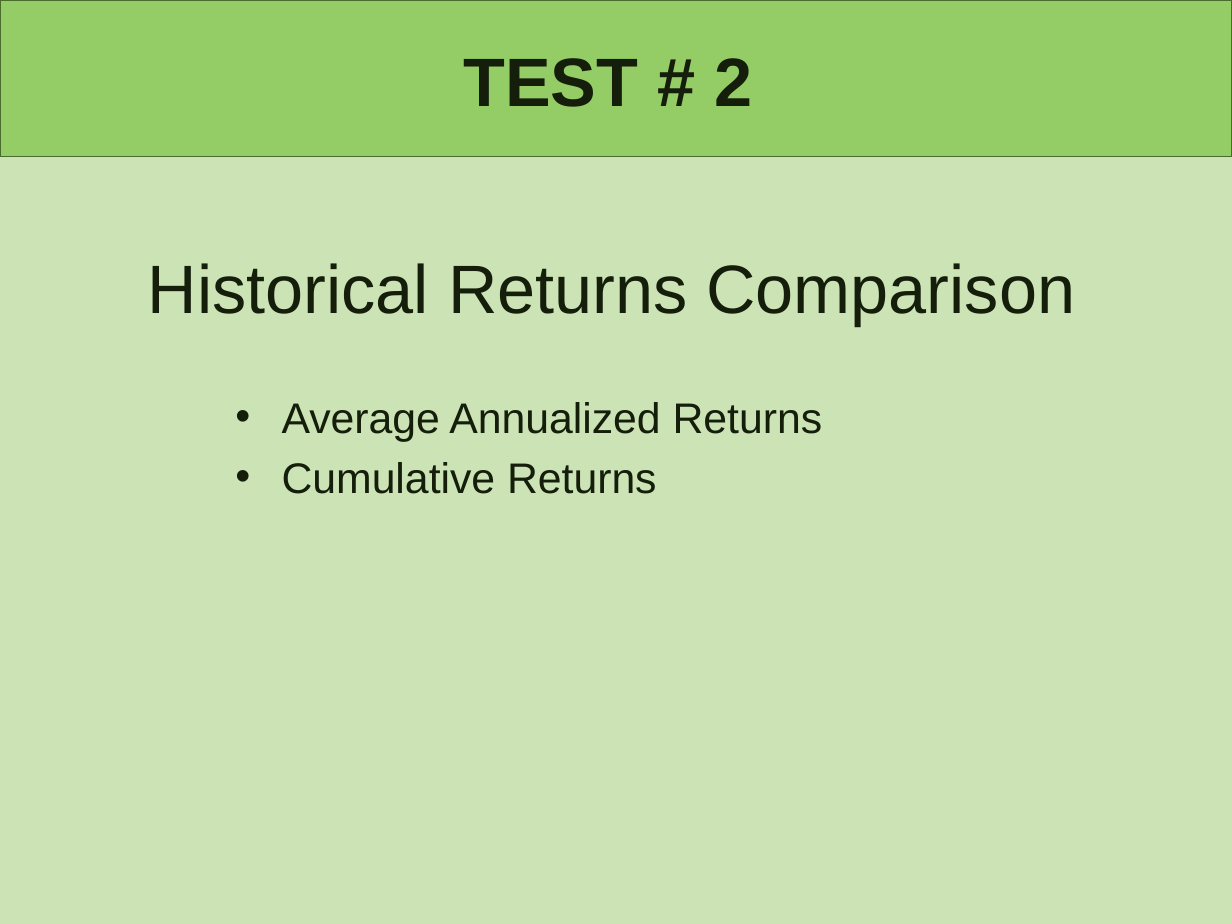
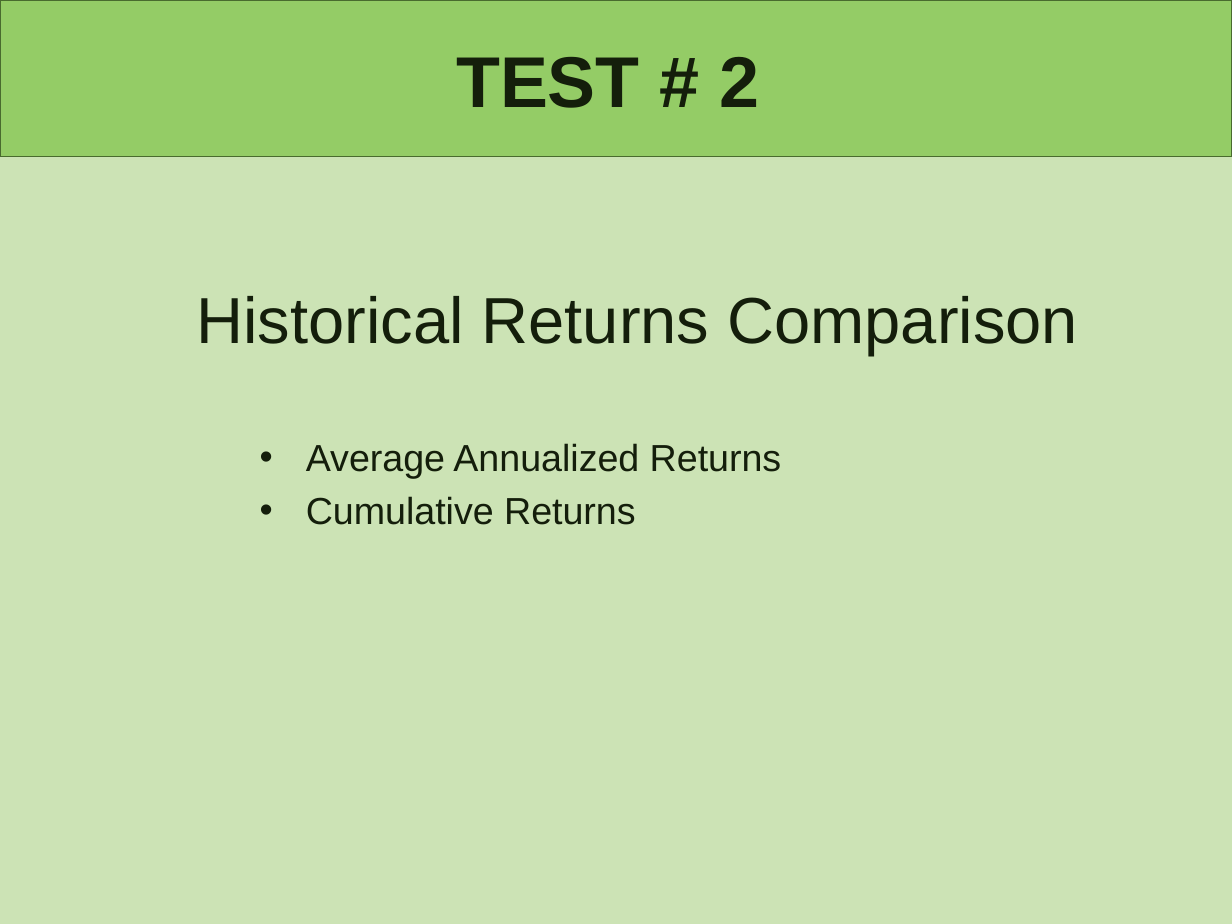
Before and after one commit to lindseyhardouin/Challenging_the_Status_Quo, a slide deck: slide 11 of presentation/P1- Challening the Status Quo.pptx. Drawn at 1232x924 pixels with LibreOffice and Linux fonts; fonts in the diff are those of the drawing. Boxes give left, top, right and bottom in pixels: in the first picture for what was removed or moved away, otherwise in the second. Text is boxed around its words. In the diff, an @@ line names an element or a change of style, - is before the commit and + after.

```diff
--- a/presentation/P1- Challening the Status Quo.pptx
+++ b/presentation/P1- Challening the Status Quo.pptx
@@ title "TEST # 2" at [456, 57, 759, 108]: size 40 to 42 pt @@
@@ text "Historical Returns Comparison": place and size @@
-text "Historical Returns Comparison" at [148, 263, 1075, 325]
+text "Historical Returns Comparison" at [196, 296, 1078, 356]
@@ text "Historical Returns Comparison" at [196, 296, 1078, 356]: size 40 to 38 pt @@
@@ text "Average Annualized Returns": place and size @@
-text "Average Annualized Returns" at [282, 402, 823, 494]
+text "Average Annualized Returns" at [306, 443, 782, 525]
@@ text "Average Annualized Returns" at [306, 443, 782, 525]: size 25 to 22 pt @@
```
Also in this commit, not shown: 5 other slides changed, 7 slides removed.
